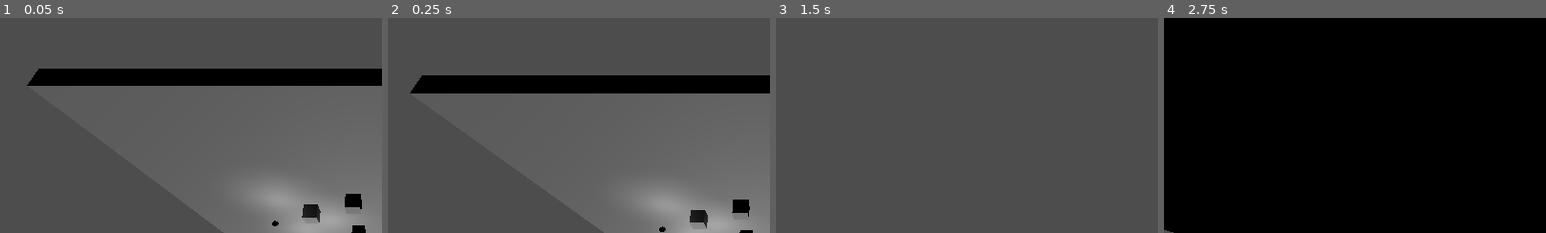
Above: before the commit, frames 1-4 (left to right).
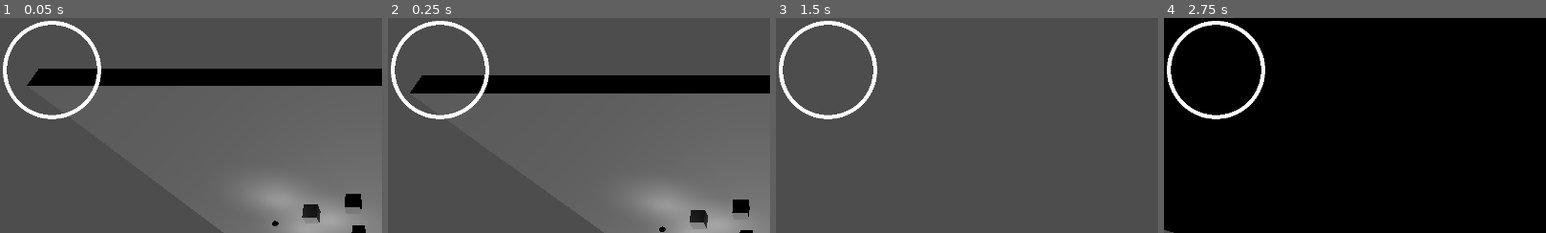
Above: after the commit, the same moments.

Repository: NaxeCode/Constellara
Game: Godot game, scene res://scenes/world.tscn
Same seed, same stepped clock (60 frames per second), same inputs: the game is played once before the commit and once after it.
Inputs (mouse positions are % of the whole screen's width and height, from its top left):
- Up to frame 1 (0.05 s): no input
- Up to frame 2 (0.25 s): no input
- Up to frame 3 (1.5 s): move the mouse to (55, 50) at 0.52 s; hold W (move_forward) from 0.53 s (still down); tap Q (cam_center) at 0.6, 1.35 s; tap Space (jump) at 0.77 s; move the mouse to (45, 50) at 1.27 s
- Up to frame 4 (2.75 s): keep holding W (move_forward); tap Space (jump) at 1.52 s; move the mouse to (52, 48) at 2.02 s; tap Q (cam_center) at 2.1 s
The pictures show only the part of the screen within x 0-50%, y 0-50%; the shares and areas given below are measured in that part.

The runs differ from the first frame. In frame 1, 1.5% of the frame differs, in the area x 0-27%, y 1-48%; in frame 2, 1.5%; in frame 3, 1.5%; in frame 4, 1.6%.

Commit message:
Implemented HUD into world script

Diff:
--- a/scenes/world.gd
+++ b/scenes/world.gd
@@ -1,11 +1,11 @@
 extends Node3D
+# preload hud scene
+@onready var hud_scene := preload("res://ui/hud.tscn")
 
 func _ready():
-	# Wait one frame so every Star Shard has entered the scene tree
-	await get_tree().process_frame
+	# Add HUD
+	add_child(hud_scene.instantiate())
 
-	# 1) Count how many shards are present
-	GameState.total_shards = get_tree().get_nodes_in_group("star_shards").size()
-
-	# 2) Reset the player’s progress for this level
-	GameState.shards_collected = 0
+	await get_tree().process_frame         # let shards add themselves to the group
+	GameState.total_shards      = get_tree().get_nodes_in_group("star_shards").size()
+	GameState.shards_collected  = 0
